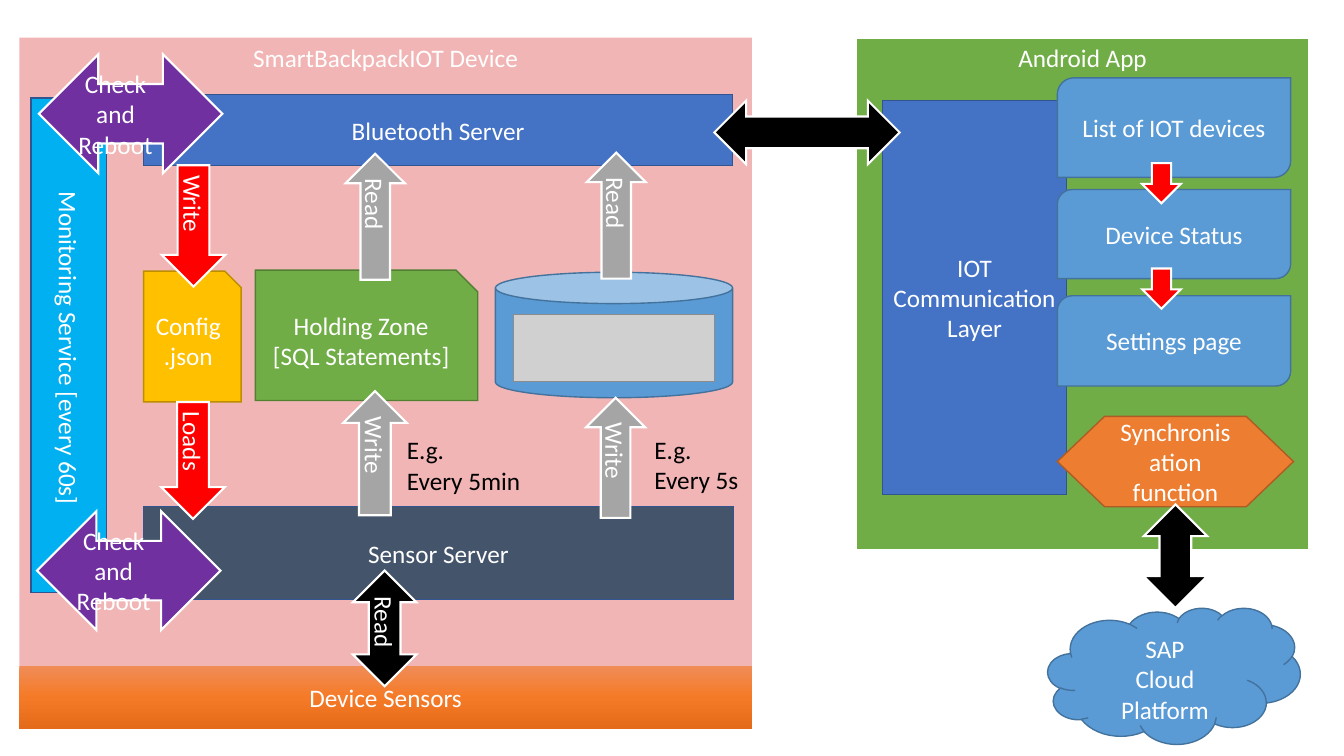
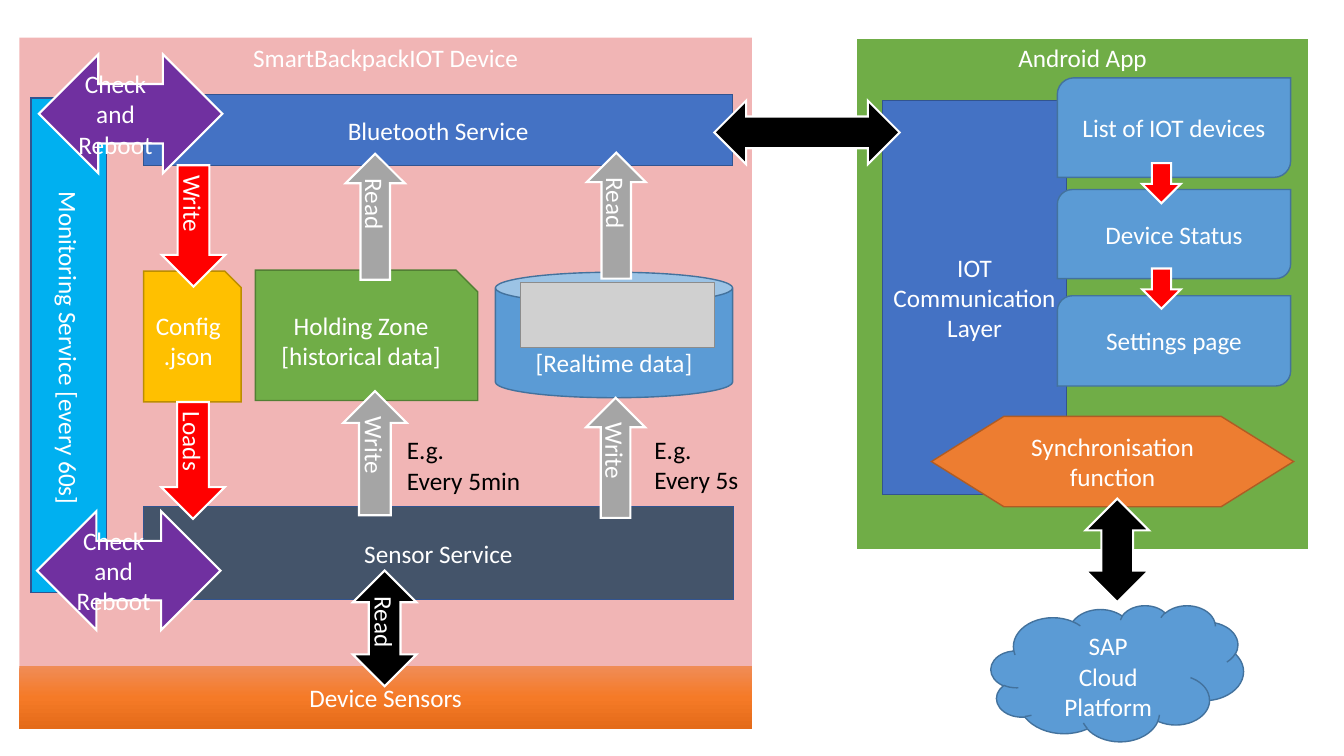
Before and after one commit to c0j0s/NYP-SAP-SmartBackpack, a slide deck: slide 2 of Documentations/structure_diagrams.pptx. Drawn at 1344x756 pixels with LibreOffice and Linux fonts; fonts in the diff are those of the drawing; grey boxes stand for pictures. Boxes give left, top, right and bottom in pixels: in the first picture for what was removed or moved away, otherwise in the second. Text is boxed around its words. In the diff, an @@ line names an element or a change of style, - is before the commit and + after.

```diff
--- a/Documentations/structure_diagrams.pptx
+++ b/Documentations/structure_diagrams.pptx
@@ text in rectangle at <box>348,122,528,140</box>: text changed @@
-Bluetooth Server
+Bluetooth Service
@@ picture: place and size @@
-picture at <box>514,315,715,382</box>
+picture at <box>521,282,715,347</box>
@@ text in snip rect at <box>281,347,441,369</box>: text changed @@
-[SQL Statements]
+[historical data]
@@ text in cylinder at <box>536,354,692,376</box>: text added @@
+[Realtime data]
@@ flow chart preparation "Synchronisation function": place and size @@
-flow chart preparation "Synchronisation function" at <box>1058,416,1294,507</box>
+flow chart preparation "Synchronisation function" at <box>932,416,1294,507</box>
@@ up down arrow: place and size @@
-up down arrow at <box>1144,504,1208,608</box>
+up down arrow at <box>1086,499,1149,603</box>
@@ text in rectangle at <box>364,545,512,563</box>: text changed @@
-Sensor Server
+Sensor Service
@@ cloud "SAP": place and size @@
-cloud "SAP" at <box>1048,608,1301,744</box>
+cloud "SAP" at <box>991,606,1244,742</box>
```
Also in this commit, not shown: 1 slide added, 8 other files.
